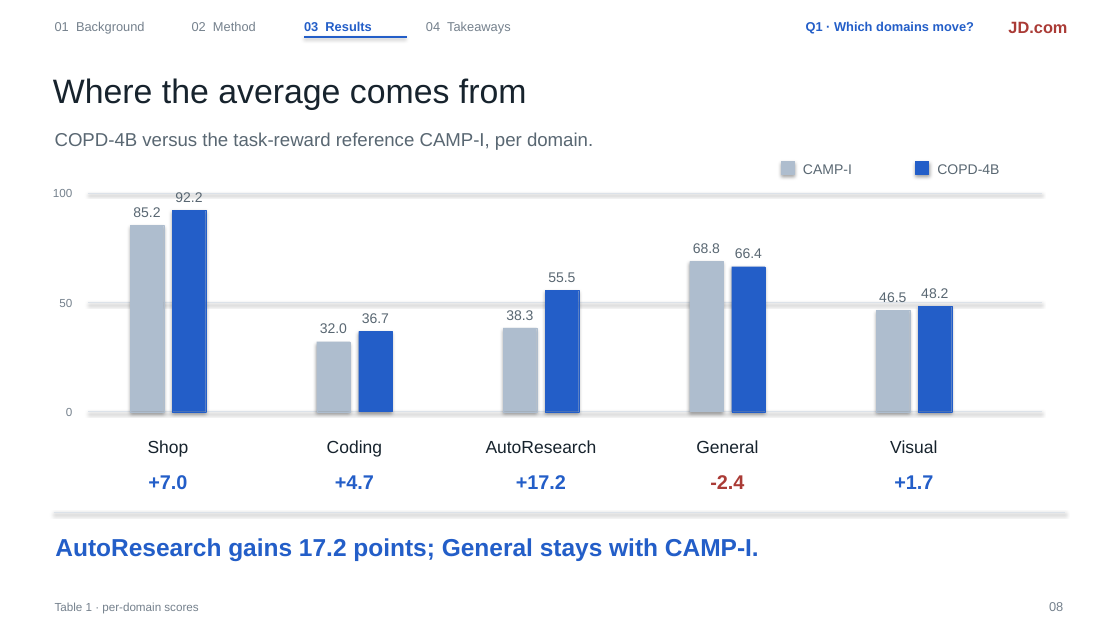
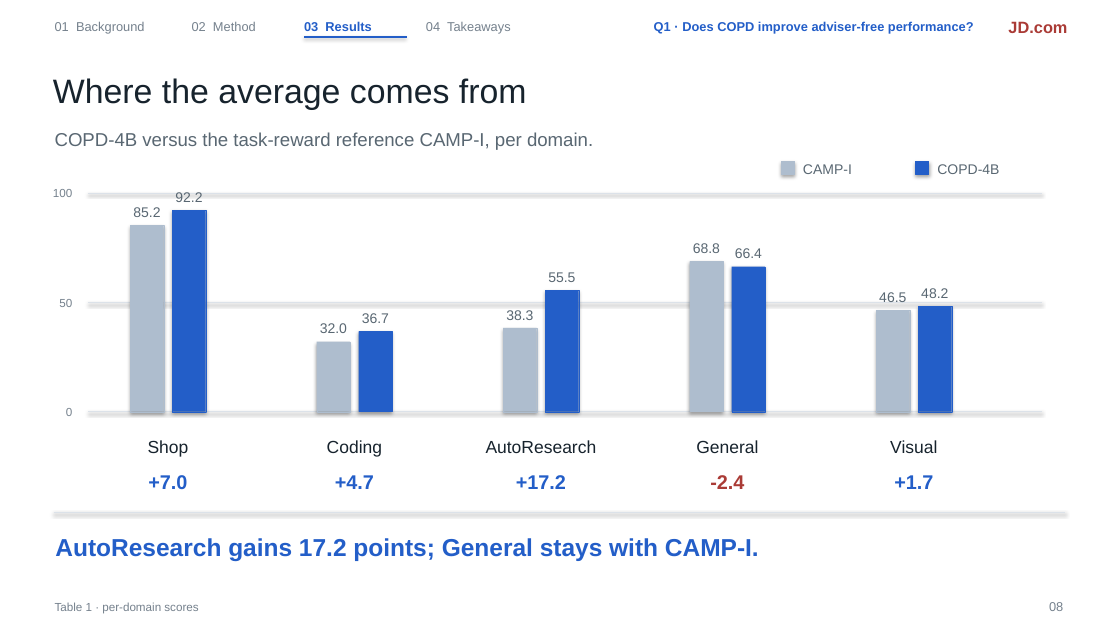
Before and after one commit to liruiluo/communicative-opsd, a slide deck: slide 8 of assets/slides/copd-slides.pptx. Drawn at 1120x630 pixels with LibreOffice and Linux fonts; fonts in the diff are those of the drawing. Boxes give left, top, right and bottom in pixels: in the first picture for what was removed or moved away, otherwise in the second. Text is boxed around its words. In the diff, an @@ line names an element or a change of style, - is before the commit and + after.

```diff
--- a/assets/slides/copd-slides.pptx
+++ b/assets/slides/copd-slides.pptx
@@ text at [654,21,974,34]: text changed @@
-Q1 · Which domains move?
+Q1 · Does COPD improve adviser-free performance?
```
Also in this commit, not shown: 6 other slides changed, 2 other files.
